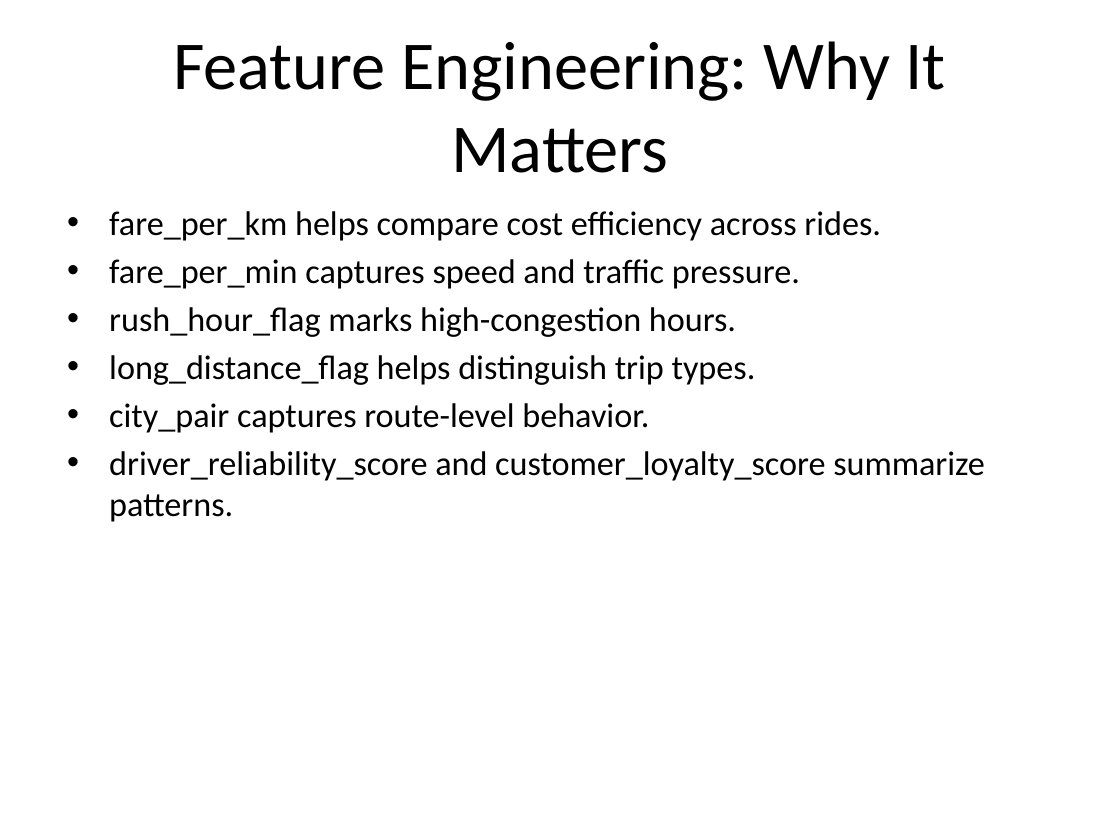
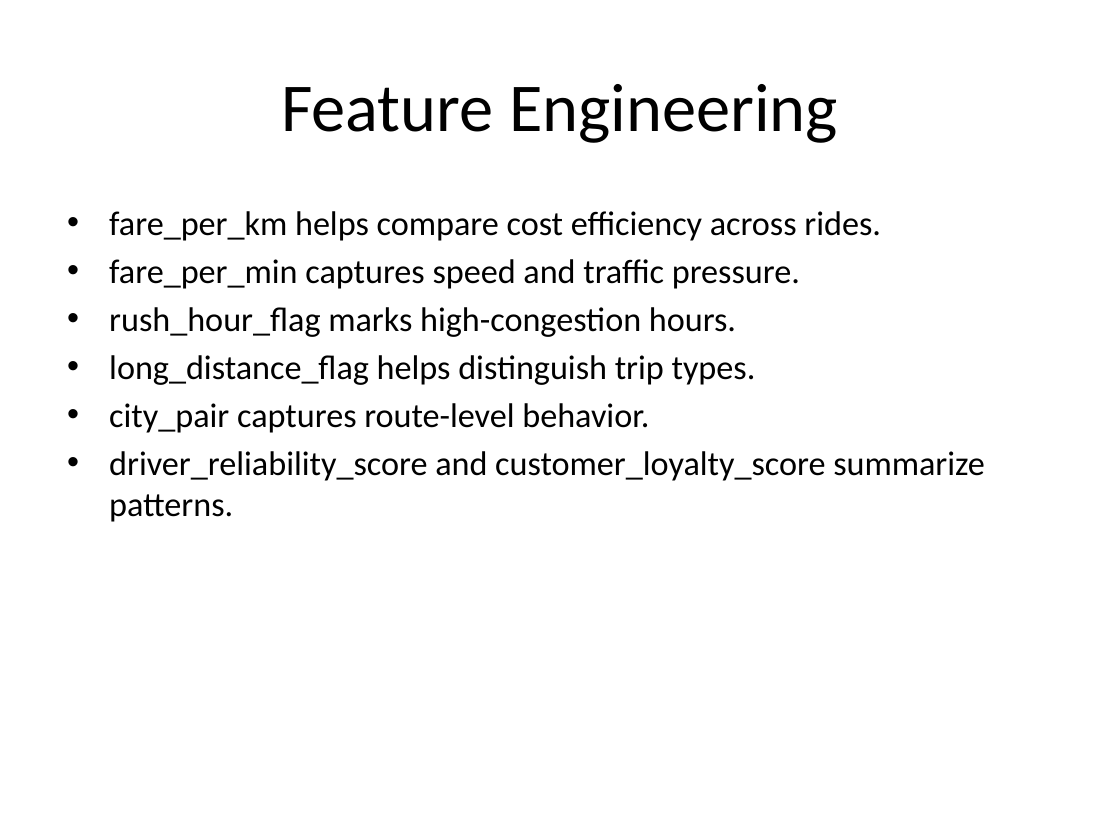
Before and after one commit to Meenakshipro/My-Projects, a slide deck: slide 16 of Project 3/docs/Rapido_Student_Teaching_Deck.pptx (slide 18 before the commit). Drawn at 1120x840 pixels with LibreOffice and Linux fonts; fonts in the diff are those of the drawing. Boxes give left, top, right and bottom in pixels: in the first picture for what was removed or moved away, otherwise in the second. Text is boxed around its words. In the diff, an @@ line names an element or a change of style, - is before the commit and + after.

```diff
--- a/Project 3/docs/Rapido_Student_Teaching_Deck.pptx
+++ b/Project 3/docs/Rapido_Student_Teaching_Deck.pptx
@@ title at [281,84,838,143]: text changed @@
-Feature Engineering: Why It Matters
+Feature Engineering
```
Also in this commit, not shown: 12 other slides changed, 1 slide added, 11 slides removed, 4 other files.
